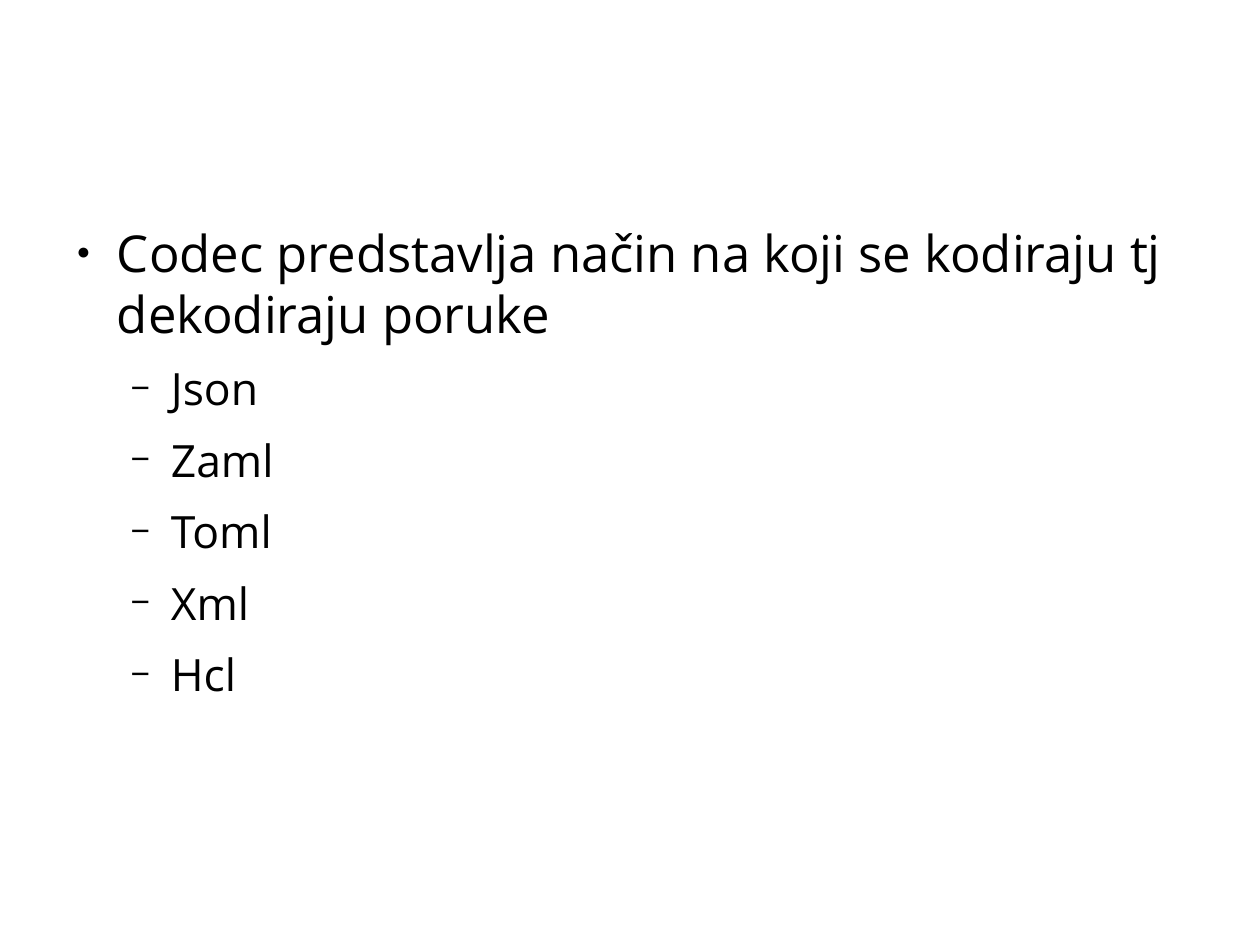
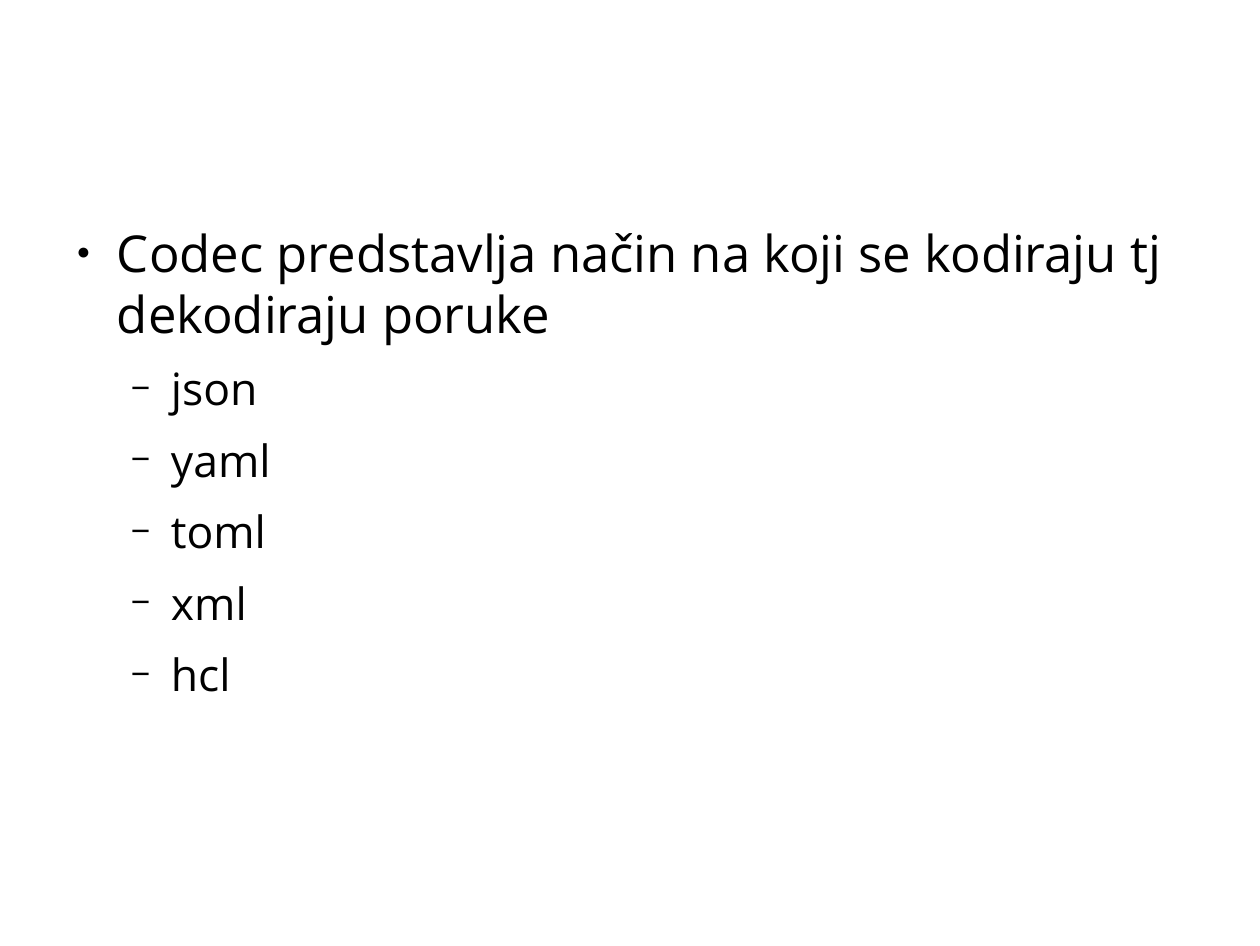
Before and after one commit to CommName/Go-micro-DemoApp, a slide deck: slide 7 of GoMicroUvod.pptx. Drawn at 1260x946 pixels with LibreOffice and Linux fonts; fonts in the diff are those of the drawing; background and template pictures are left out. Boxes give left, top, right and bottom in pixels: in the first picture for what was removed or moved away, otherwise in the second. Text is boxed around its words. In the diff, an @@ line names an element or a change of style, - is before the commit and + after.

```diff
--- a/GoMicroUvod.pptx
+++ b/GoMicroUvod.pptx
@@ text at (171,372,271,692): text changed @@
-  − Json
-  − Zaml
-  − Toml
-  − Xml
-  − Hcl
+  − json
+  − yaml
+  − toml
+  − xml
+  − hcl
```
Also in this commit, not shown: 2 other slides changed, 3 slides added, 3 other files.
